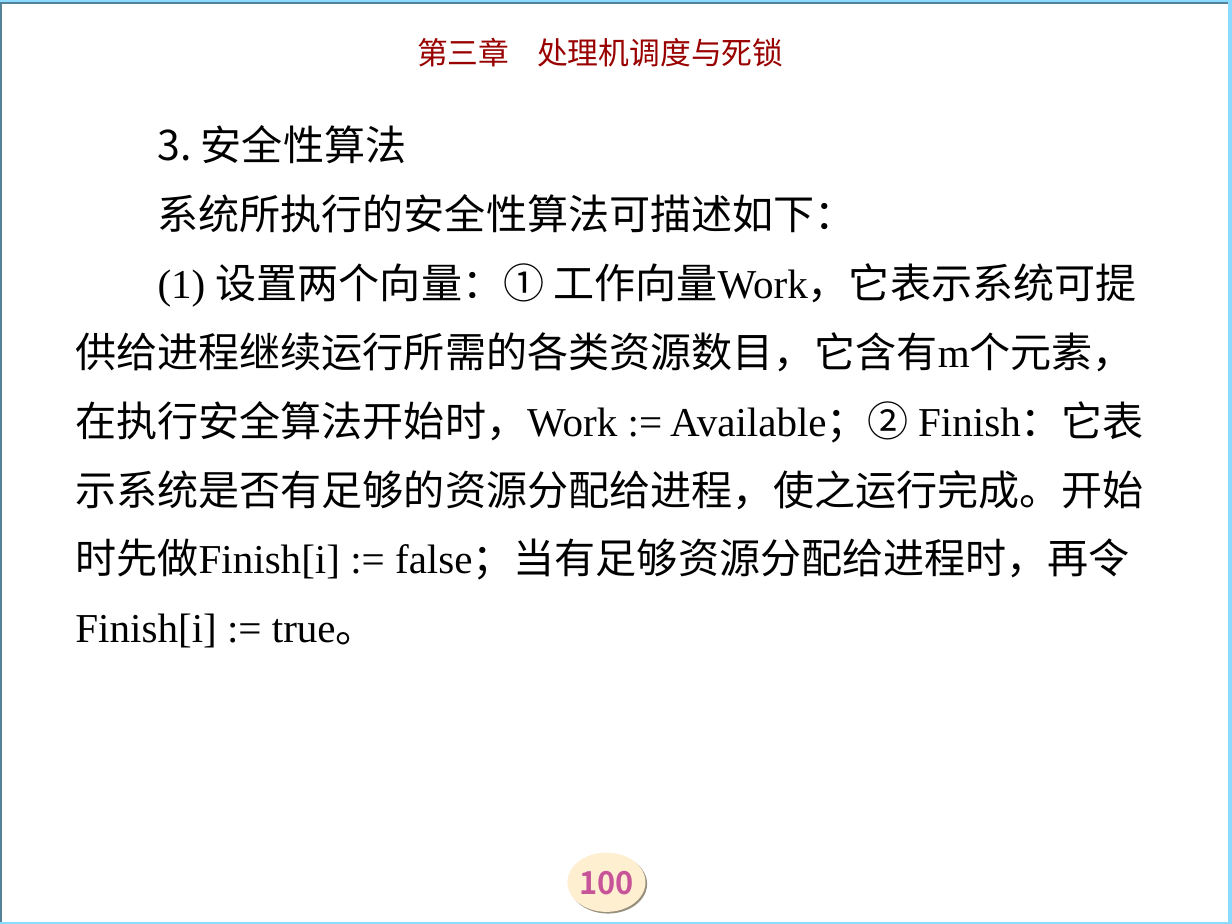
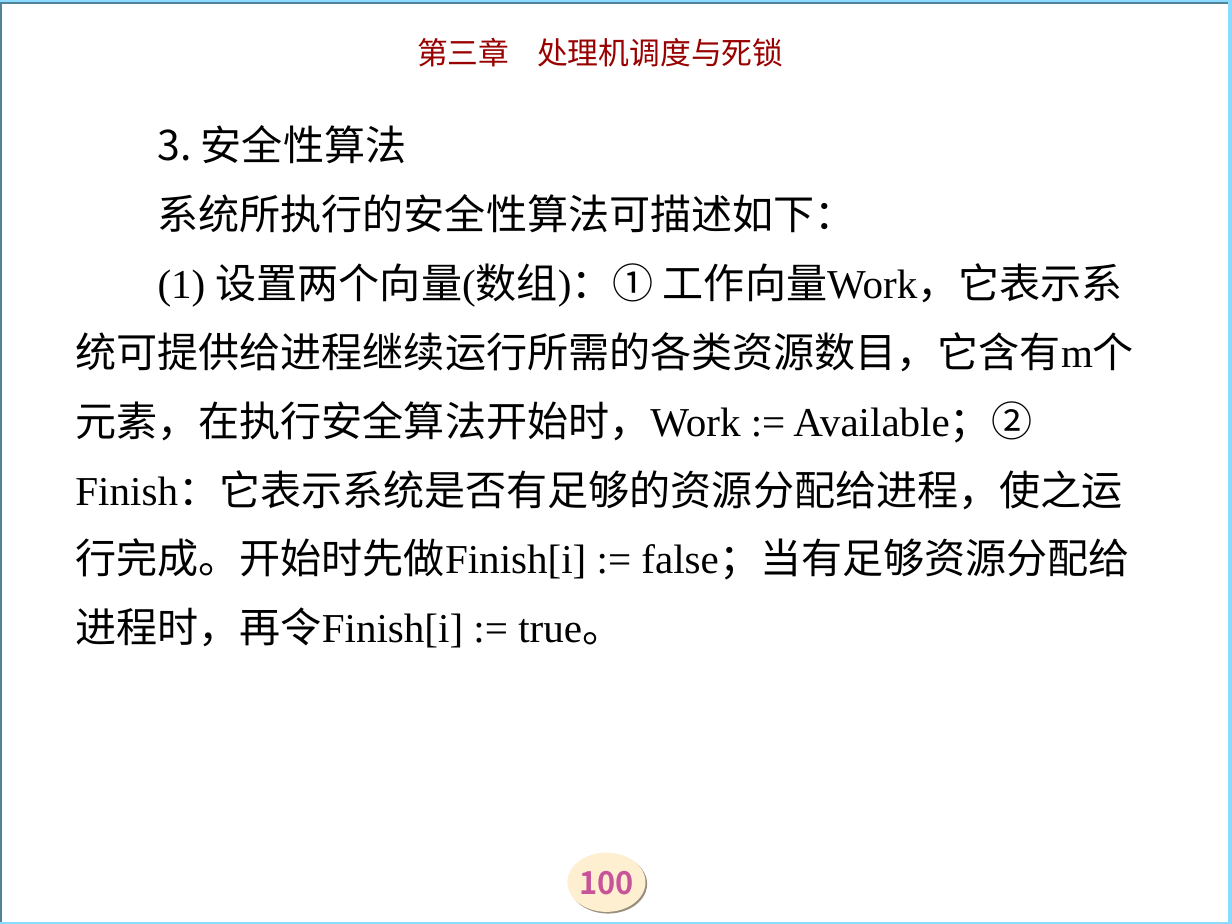
Before and after one commit to zjyesir/hmc_OS, a slide deck: slide 100 of ppt/3调度和死锁.ppt. Drawn at 1232x924 pixels with LibreOffice and Linux fonts; fonts in the diff are those of the drawing; background and template pictures are left out. Boxes give left, top, right and bottom in pixels: in the first picture for what was removed or moved away, otherwise in the second. Text is boxed around its words. In the diff, an @@ line names an element or a change of style, - is before the commit and + after.

Commit message:
第三章ppt完成

```diff
--- a/ppt/3调度和死锁.ppt
+++ b/ppt/3调度和死锁.ppt
@@ title at [75, 125, 1134, 648]: text changed @@
-3. 安全性算法
-系统所执行的安全性算法可描述如下：
-(1) 设置两个向量：① 工作向量Work，它表示系统可提供给进程继续运行所需的各类资源数目，它含有m个元素，在执行安全算法开始时，Work := Available；② Finish：它表示系统是否有足够的资源分配给进程，使之运行完成。开始时先做Finish[i] := false；当有足够资源分配给进程时，再令Finish[i] := true。
+3. 安全性算法
+系统所执行的安全性算法可描述如下：
+(1) 设置两个向量(数组)：① 工作向量Work，它表示系统可提供给进程继续运行所需的各类资源数目，它含有m个元素，在执行安全算法开始时，Work := Available；② Finish：它表示系统是否有足够的资源分配给进程，使之运行完成。开始时先做Finish[i] := false；当有足够资源分配给进程时，再令Finish[i] := true。
```
Also in this commit, not shown: 10 other slides changed, 1 slide added, 7 slides removed.
